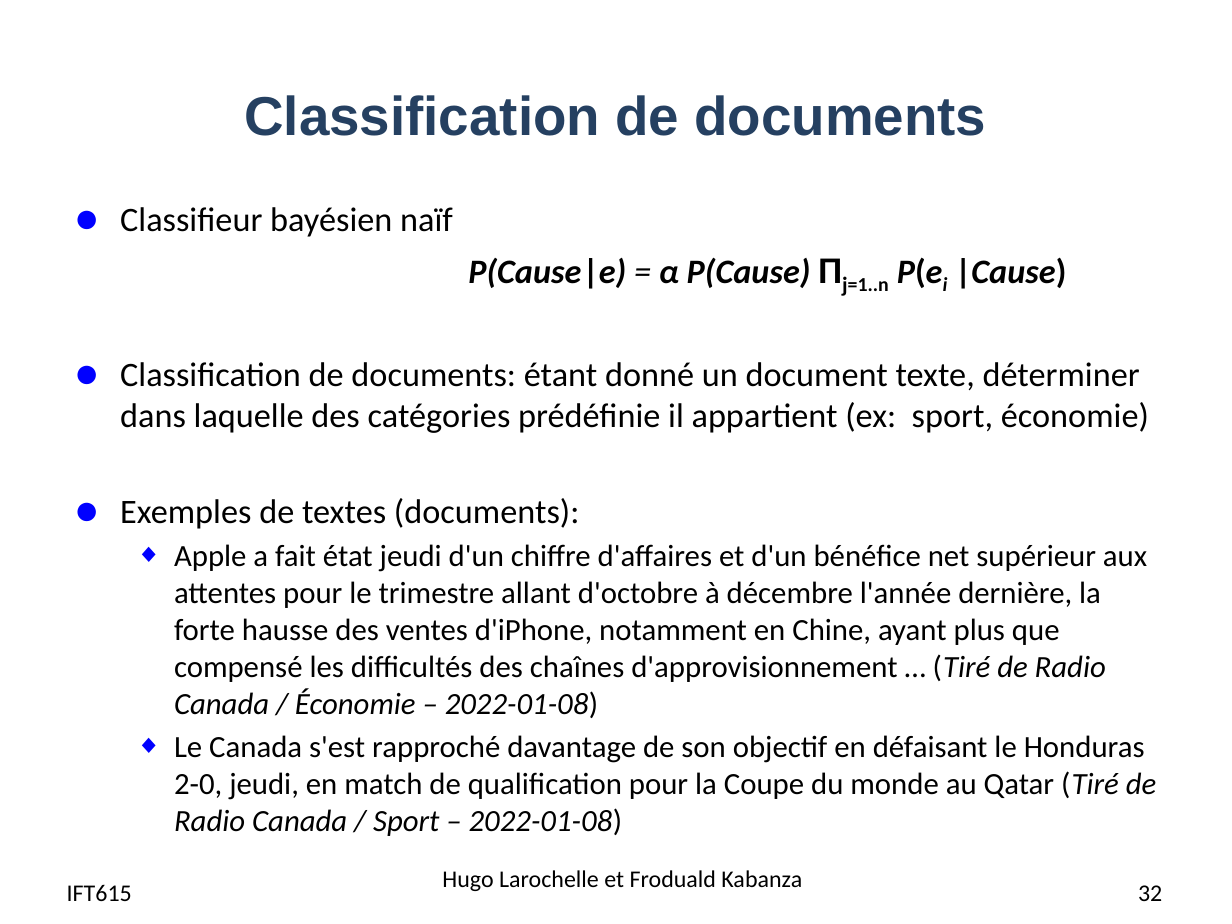
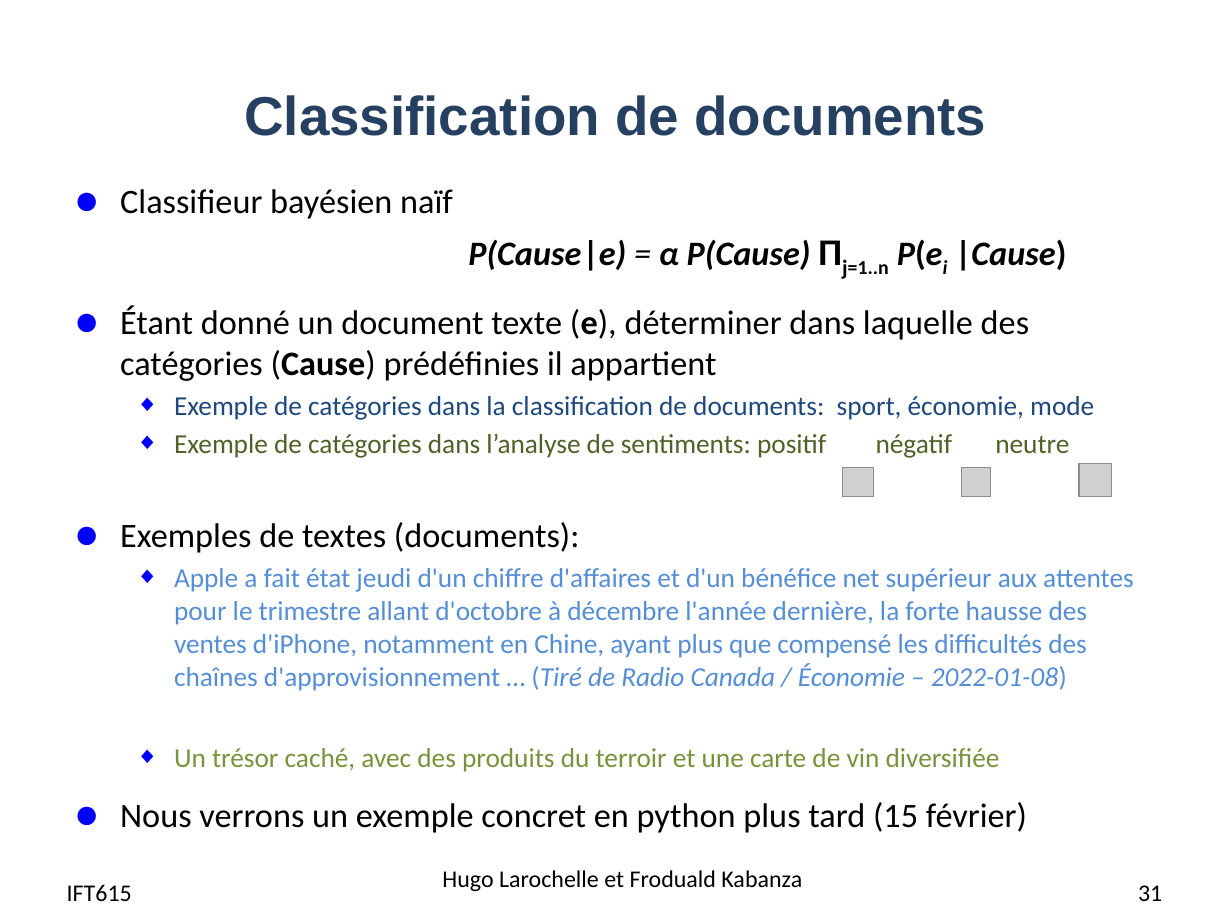
Before and after one commit to djeffkanda/djeffkanda.github.io, a slide deck: slide 31 of ift/assets/slides/ift615-09-Raisonnement probabiliste - notions de base et classifieur bayesien naif.pptx (slide 32 before the commit). Drawn at 1232x924 pixels with LibreOffice and Linux fonts; fonts in the diff are those of the drawing; grey boxes stand for pictures. Boxes give left, top, right and bottom in pixels: in the first picture for what was removed or moved away, otherwise in the second. Text is boxed around its words. In the diff, an @@ line names an element or a change of style, - is before the commit and + after.

```diff
--- a/ift/assets/slides/ift615-09-Raisonnement probabiliste - notions de base et classifieur bayesien naif.pptx
+++ b/ift/assets/slides/ift615-09-Raisonnement probabiliste - notions de base et classifieur bayesien naif.pptx
@@ text "Classifieur bayésien naïf": place and size @@
-text "Classifieur bayésien naïf" at (120,207,1157,836)
+text "Classifieur bayésien naïf" at (120,189,1134,833)
@@ text at (120,306,1094,458): text changed; size 20 to 16 pt @@
-● Classification de documents: étant donné un document texte, déterminer dans laquelle des catégories prédéfinie il appartient (ex: sport, économie)
+● Étant donné un document texte (e), déterminer dans laquelle des catégories (Cause) prédéfinies il appartient
+  ◆ Exemple de catégories dans la classification de documents: sport, économie, mode
+  ◆ Exemple de catégories dans l’analyse de sentiments: positif négatif neutre
@@ picture added at (843,467,873,496) @@
@@ picture added at (961,467,991,496) @@
@@ picture added at (1079,463,1112,496) @@
@@ text at (174,568,1134,691): size 18 to 16 pt, text colour #000000 to #558ED5 in "Apple a fait état jeudi d'un chiffre ..." @@
@@ text at (120,748,1027,833): text changed; size 18 to 16 pt; text colour #000000 to #77933C @@
-  ◆ Le Canada s'est rapproché davantage de son objectif en défaisant le Honduras 2-0, jeudi, en match de qualification pour la Coupe du monde au Qatar (Tiré de Radio Canada / Sport – 2022-01-08)
+  ◆ Un trésor caché, avec des produits du terroir et une carte de vin diversifiée
+● Nous verrons un exemple concret en python plus tard (15 février)
@@ page number at (1138,885,1162,901): text changed @@
-32
+31
```
Also in this commit, not shown: 16 other slides changed, 4 slides removed, 5 other files.
